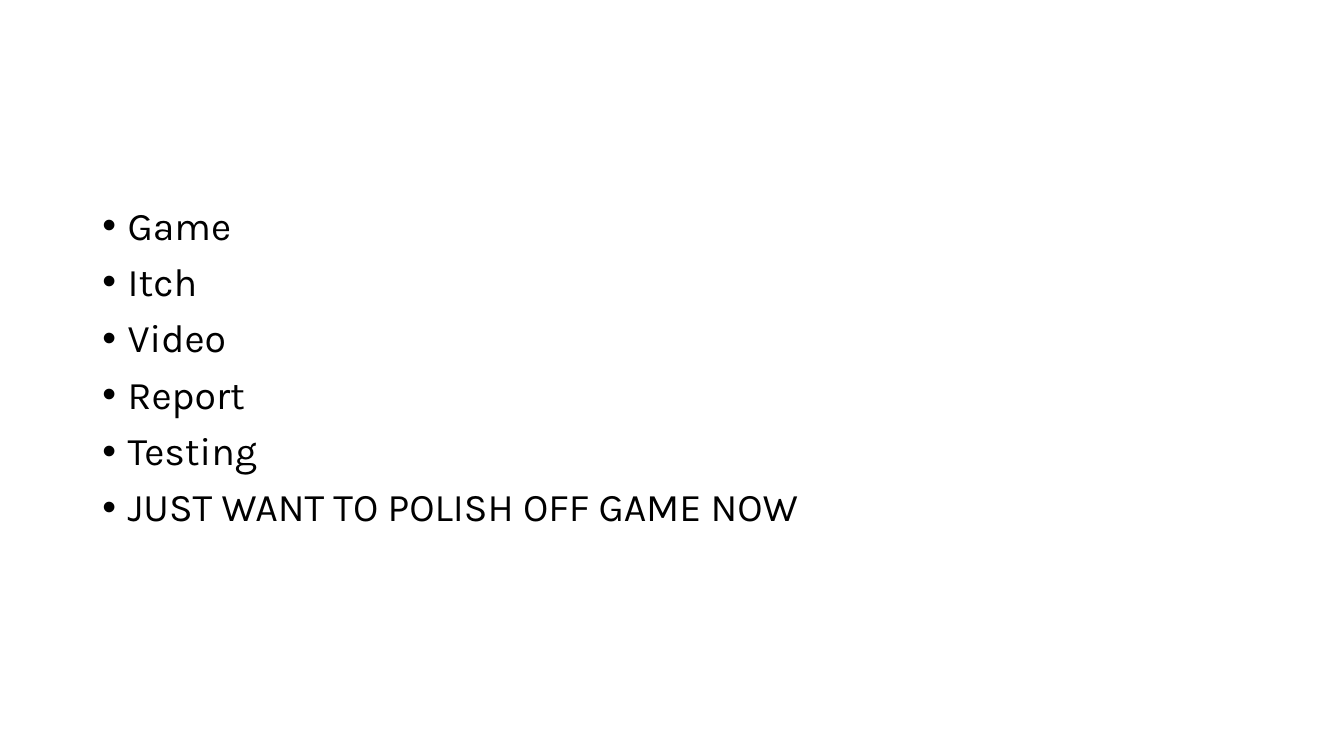
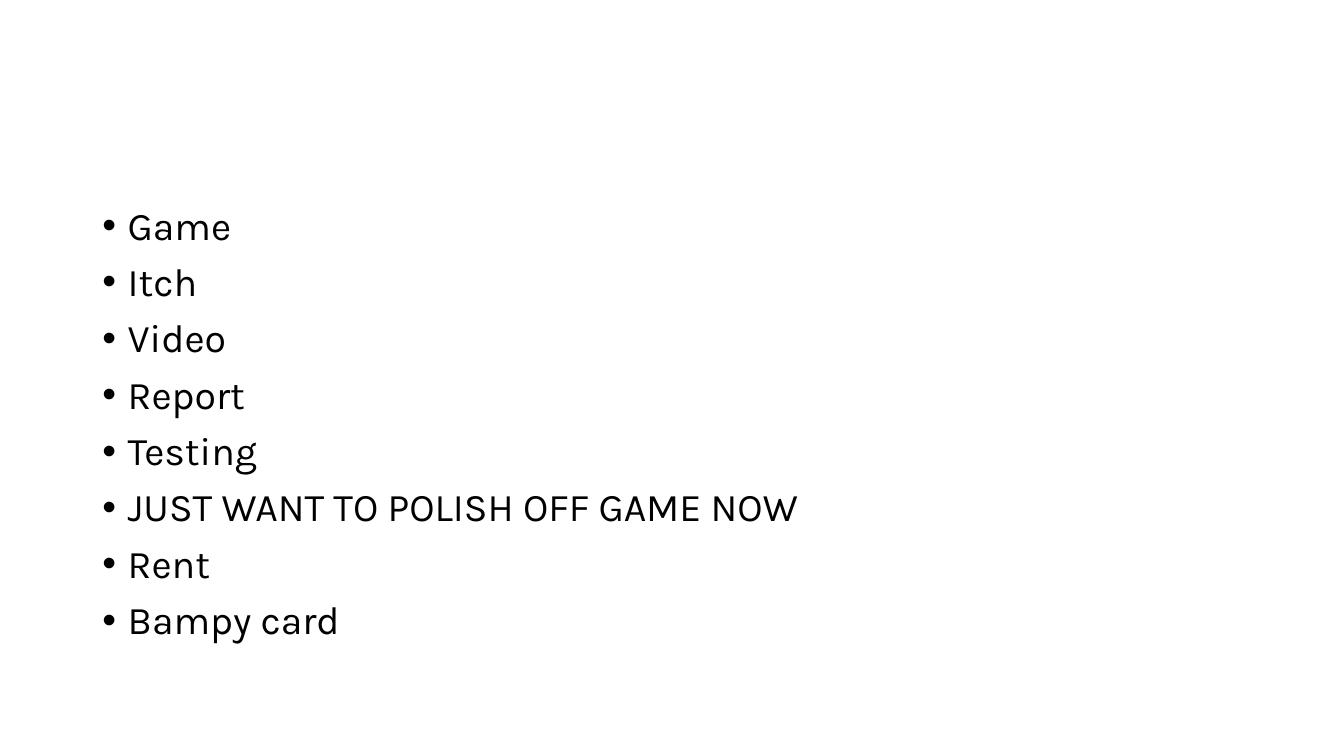
Before and after one commit to Mdot5596/Timeline-Takedown, a slide deck: slide 28 of Documentation/Report/Documentationofstuff.pptx. Drawn at 1344x756 pixels with LibreOffice and Linux fonts; fonts in the diff are those of the drawing. Boxes give left, top, right and bottom in pixels: in the first picture for what was removed or moved away, otherwise in the second. Text is boxed around its words. In the diff, an @@ line names an element or a change of style, - is before the commit and + after.

```diff
--- a/Documentation/Report/Documentationofstuff.pptx
+++ b/Documentation/Report/Documentationofstuff.pptx
@@ text at [128,553,340,644]: paragraphs added @@
+• Rent
+• Bampy card
```
Also in this commit, not shown: 1 other slide changed, 4 other files.
